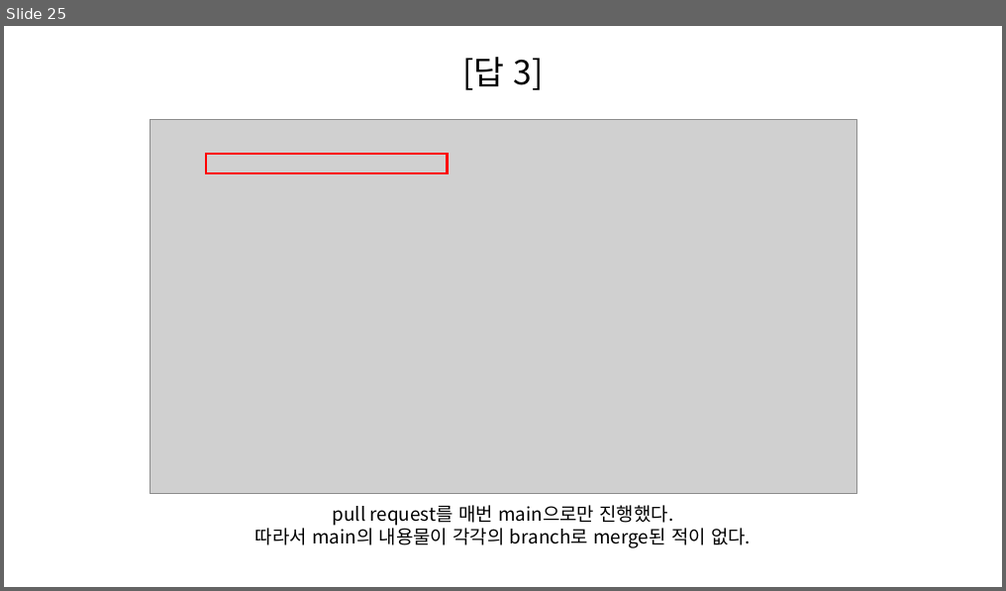
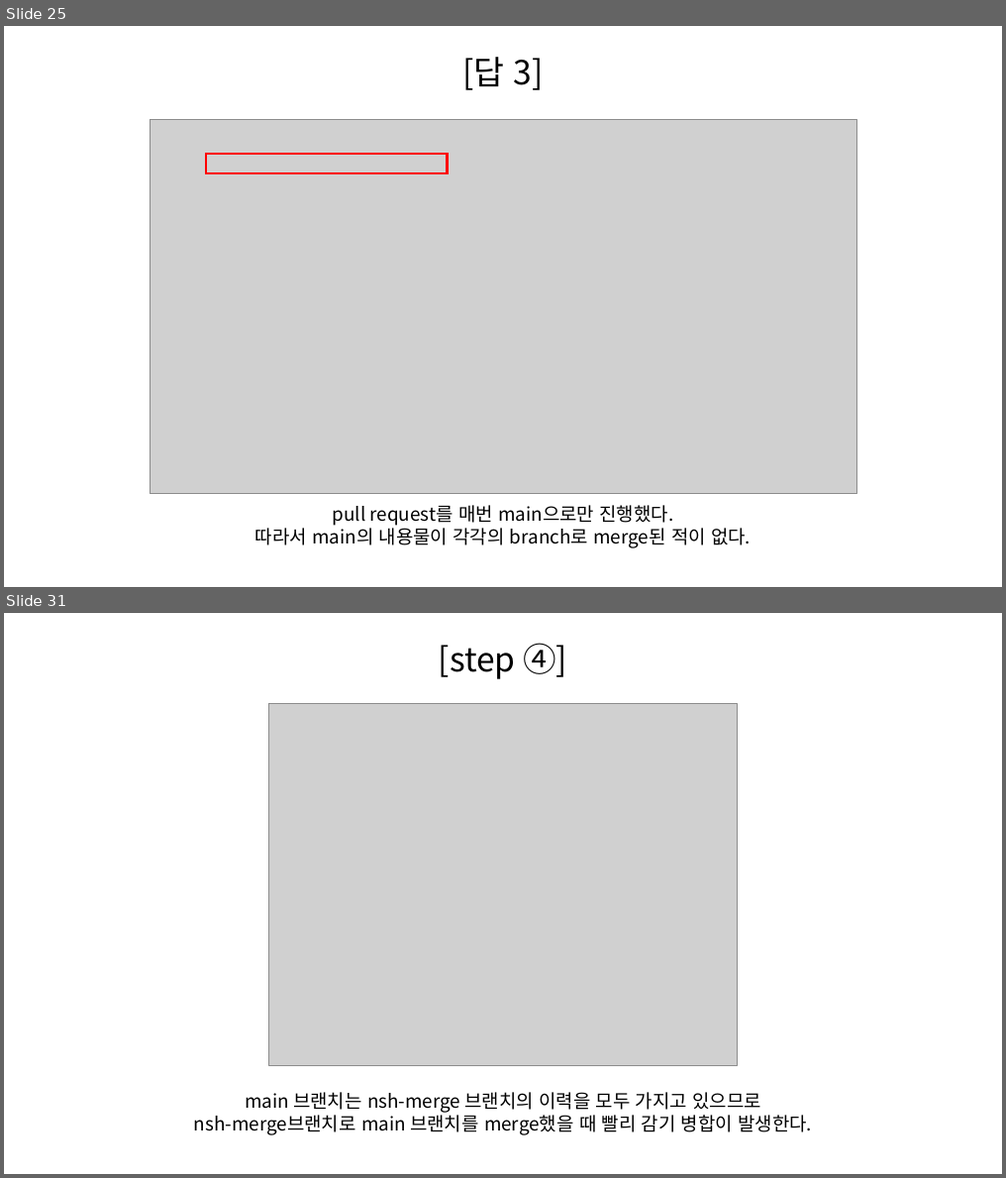
Before and after one commit to SeungHeeNoh/study_well, a slide deck: docs/4. merge.pptx. Shown one above the other, each under a label of ours: slide 25 before the commit, slides 25 and 31 after it; the slides between them are not shown. The pictures are 1006x591 and 1006x1178 pixels, drawn with LibreOffice and Linux fonts; fonts in the diff are those of the drawing; grey boxes stand for pictures. Boxes give left, top, right and bottom in pixels: in the first picture for what was removed or moved away, otherwise in the second. Text is boxed around its words. In the diff, an @@ line names an element or a change of style, - is before the commit and + after.

Commit message:
study 자료 > 참고 문헌 표기 변경 및 sourcetree를 이용한 merge 방법 내용 추가

```diff
--- a/docs/4. merge.pptx
+++ b/docs/4. merge.pptx
@@ slide 31 added at [4,613,1002,1174], background #FFFFFF @@
@@ text added at [439,643,567,679], 32 pt, text #000000 @@
+[step ④]
@@ picture added at [269,703,737,1065] @@
@@ text added at [194,1092,812,1136], 18 pt, text #000000 @@
+main 브랜치는 nsh-merge 브랜치의 이력을 모두 가지고 있으므로
+nsh-merge브랜치로 main 브랜치를 merge했을 때 빨리 감기 병합이 발생한다.
```
Also in this commit, not shown: 3 slides changed, 12 other slides added.
